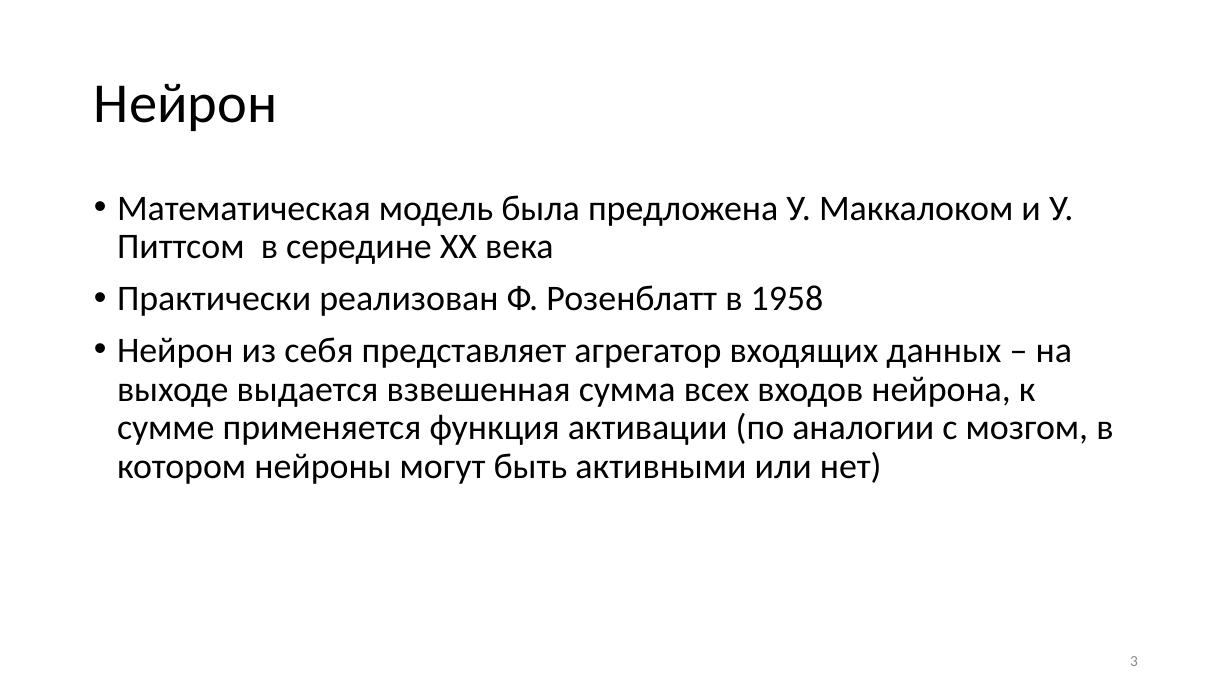
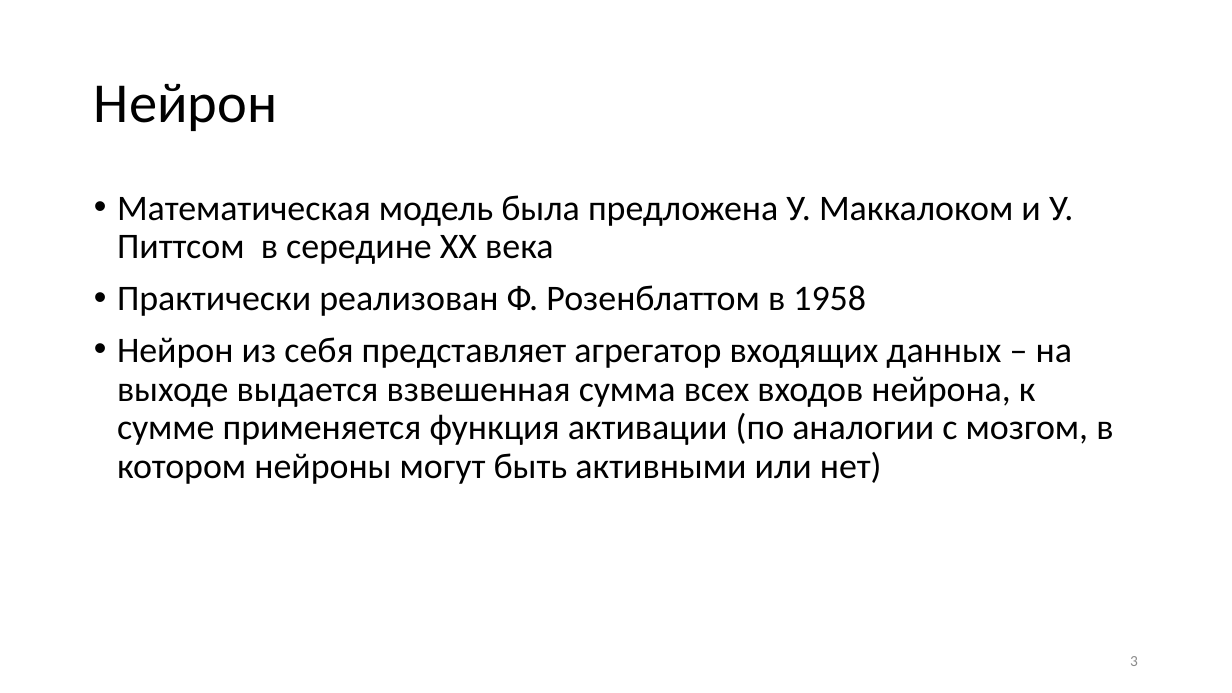
Before and after one commit to VictorAboba/Masters_lec, a slide deck: slide 3 of Lecture_1/neiron_layer_mlp.pptx. Drawn at 1232x693 pixels with LibreOffice and Linux fonts; fonts in the diff are those of the drawing. Boxes give left, top, right and bottom in pixels: in the first picture for what was removed or moved away, otherwise in the second. Text is boxed around its words. In the diff, an @@ line names an element or a change of style, - is before the commit and + after.

```diff
--- a/Lecture_1/neiron_layer_mlp.pptx
+++ b/Lecture_1/neiron_layer_mlp.pptx
@@ text at [117,285,866,316]: text changed @@
-• Практически реализован Ф. Розенблатт в 1958
+• Практически реализован Ф. Розенблаттом в 1958
```
Also in this commit, not shown: 2 other slides changed, 1 other file.
